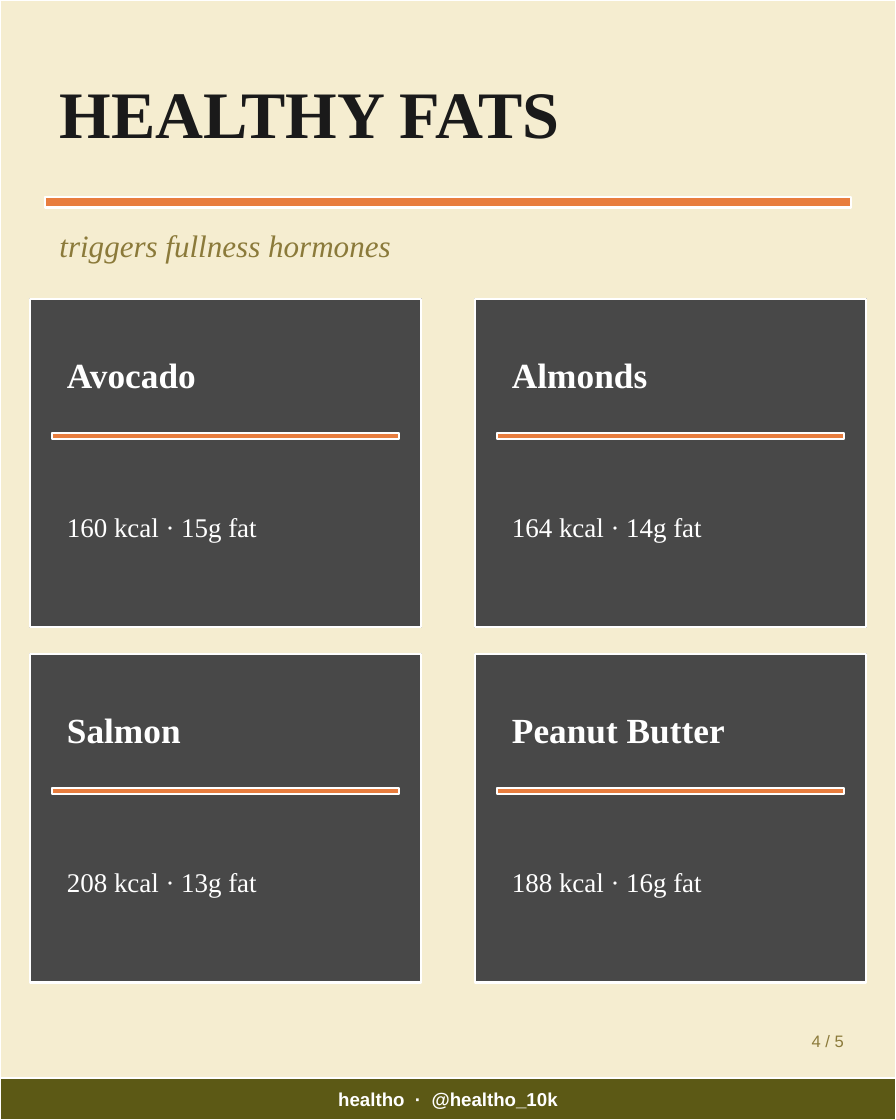
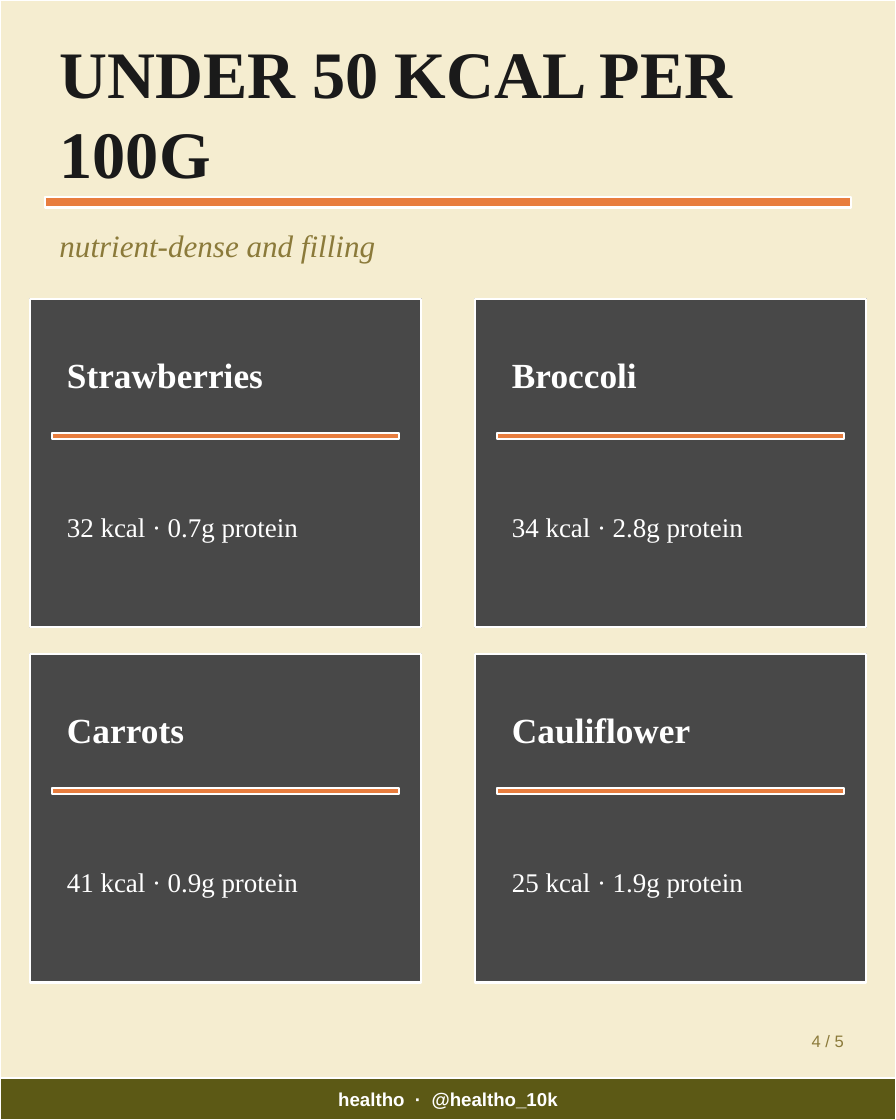
Before and after one commit to healtho-app/healtho, a slide deck: slide 4 of automation/output/latest-carousel.pptx. Drawn at 896x1120 pixels with LibreOffice and Linux fonts; fonts in the diff are those of the drawing; grey boxes stand for pictures. Boxes give left, top, right and bottom in pixels: in the first picture for what was removed or moved away, otherwise in the second. Text is boxed around its words. In the diff, an @@ line names an element or a change of style, - is before the commit and + after.

```diff
--- a/automation/output/latest-carousel.pptx
+++ b/automation/output/latest-carousel.pptx
@@ text at bbox=[59, 54, 733, 179]: text changed @@
-HEALTHY FATS
+UNDER 50 KCAL PER 100G
@@ text at bbox=[59, 235, 375, 263]: text changed @@
-triggers fullness hormones
+nutrient-dense and filling
@@ text at bbox=[67, 363, 263, 389]: text changed @@
-Avocado
+Strawberries
@@ text at bbox=[512, 363, 637, 389]: text changed @@
-Almonds
+Broccoli
@@ text at bbox=[67, 518, 298, 542]: text changed @@
-160 kcal · 15g fat
+32 kcal · 0.7g protein
@@ text at bbox=[512, 518, 743, 542]: text changed @@
-164 kcal · 14g fat
+34 kcal · 2.8g protein
@@ text at bbox=[67, 719, 184, 744]: text changed @@
-Salmon
+Carrots
@@ text at bbox=[512, 718, 690, 744]: text changed @@
-Peanut Butter
+Cauliflower
@@ text at bbox=[67, 873, 298, 898]: text changed @@
-208 kcal · 13g fat
+41 kcal · 0.9g protein
@@ text at bbox=[512, 873, 743, 898]: text changed @@
-188 kcal · 16g fat
+25 kcal · 1.9g protein
```
Also in this commit, not shown: 4 other slides changed, 5 other files.
